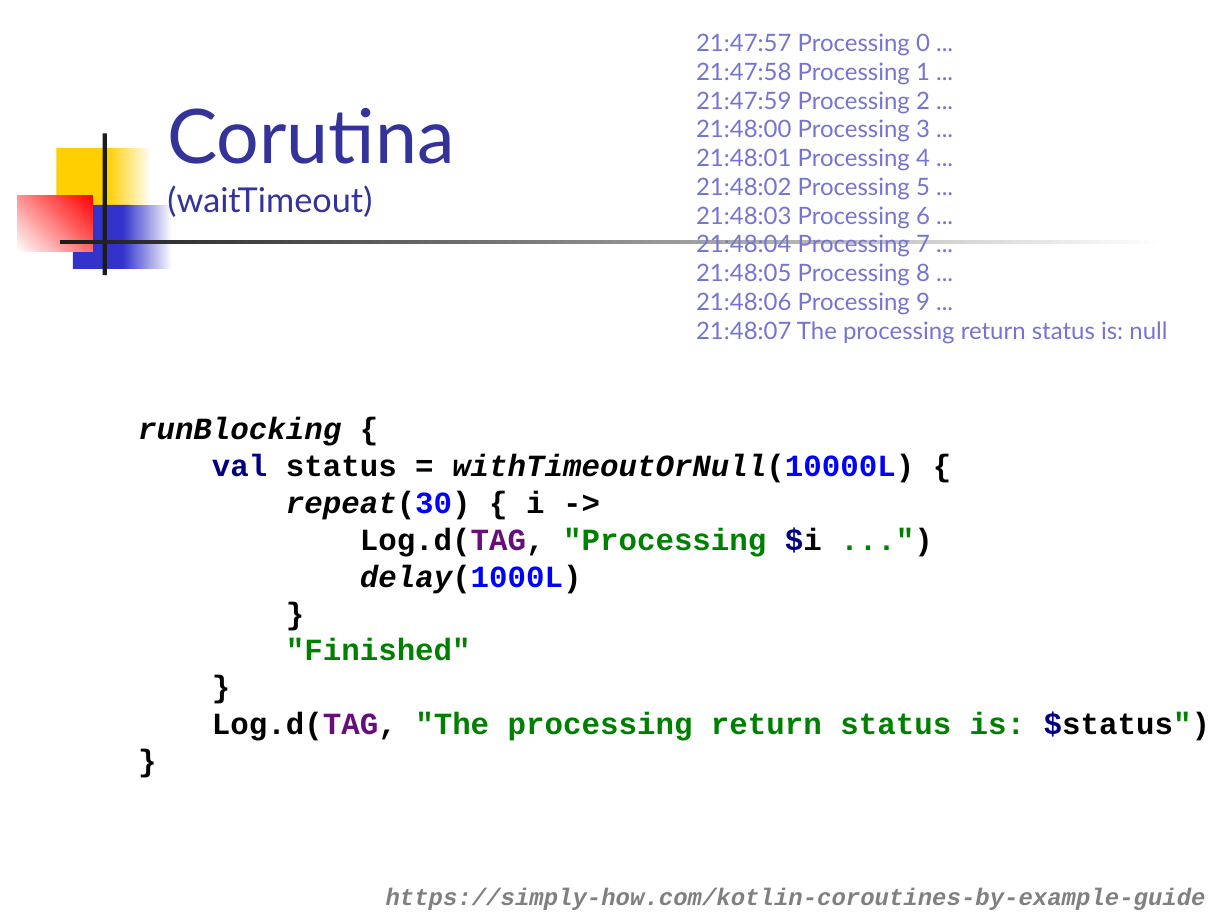
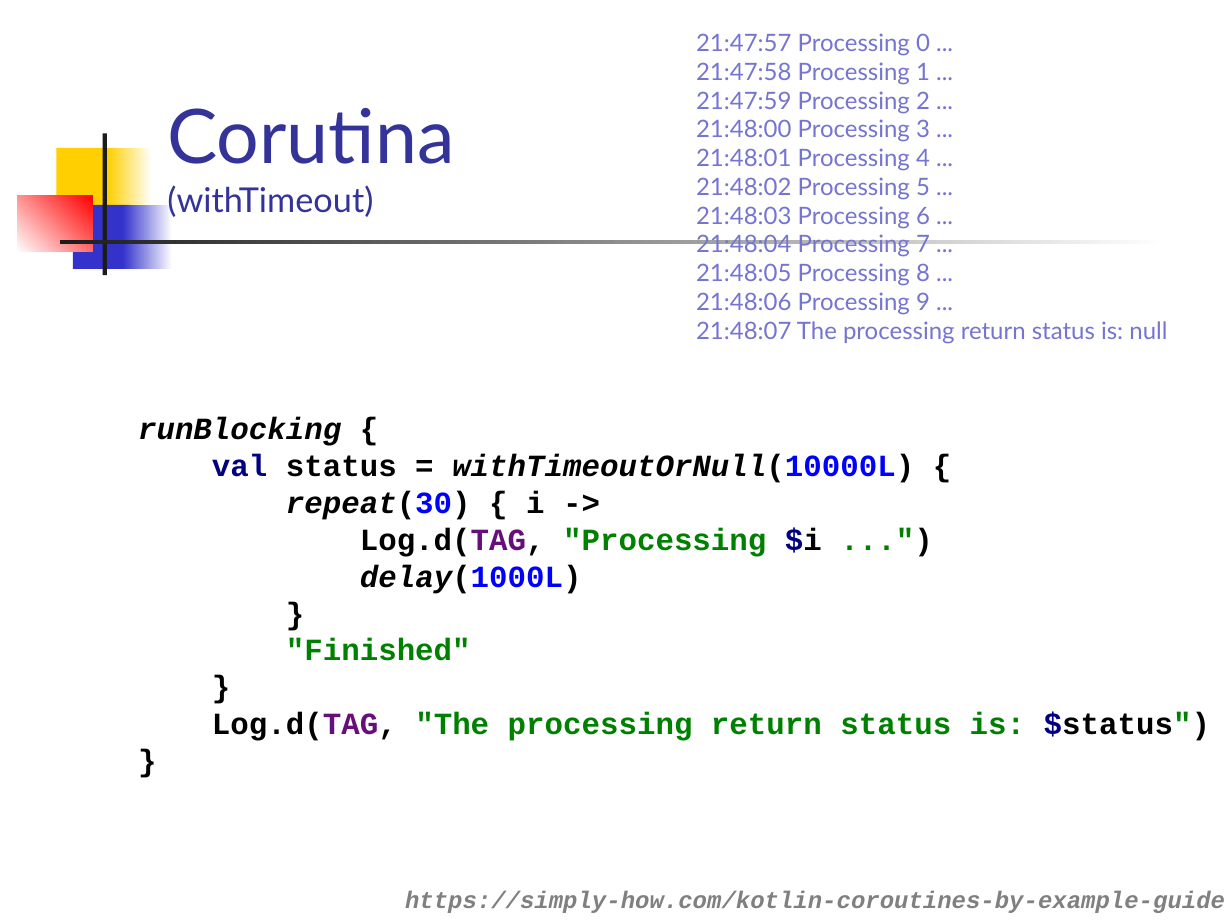
Before and after one commit to vmandro/Prednasky, a slide deck: slide 16 of 09/09_Async.ppt (slide 12 before the commit). Drawn at 1232x924 pixels with LibreOffice and Linux fonts; fonts in the diff are those of the drawing. Boxes give left, top, right and bottom in pixels: in the first picture for what was removed or moved away, otherwise in the second. Text is boxed around its words. In the diff, an @@ line names an element or a change of style, - is before the commit and + after.

```diff
--- a/09/09_Async.ppt
+++ b/09/09_Async.ppt
@@ title at (x1=167, y1=108, x2=454, y2=217): text changed @@
-Corutina
-(waitTimeout)
+Corutina
+(withTimeout)
@@ text "https://simply-how.com/kotlin-coroutines-by-example-guide" moved from (x1=386, y1=888, x2=1206, y2=910) to (x1=405, y1=891, x2=1225, y2=913) @@
```
Also in this commit, not shown: 11 other slides changed, 4 slides added, 1 other file.
